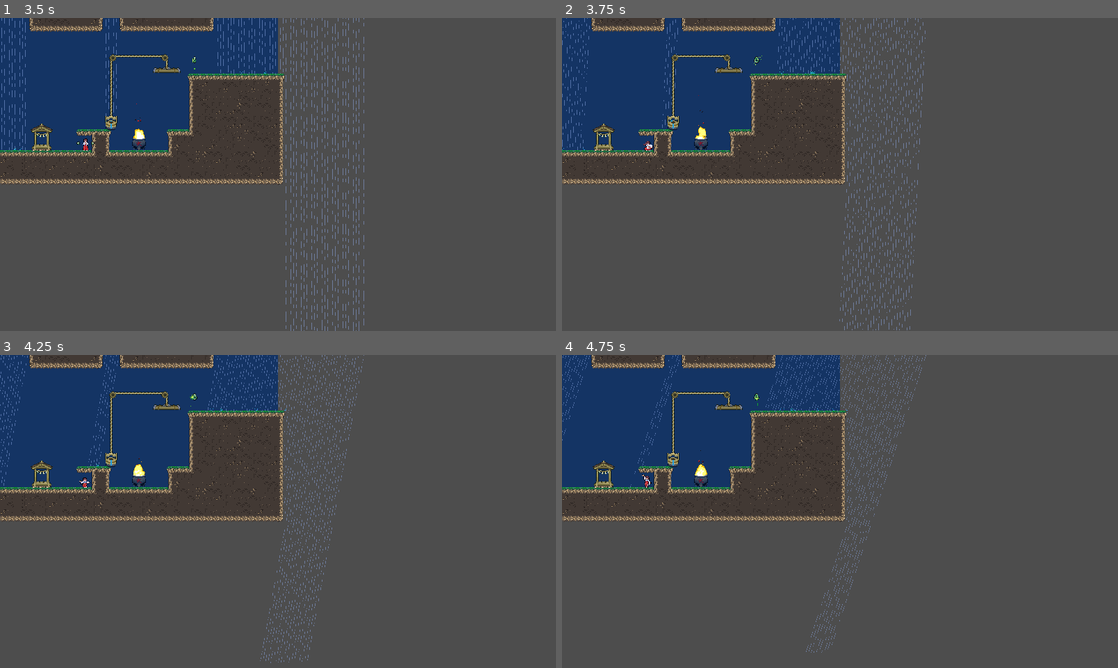
Above: before the commit, frames 1-4 (two rows, left to right).
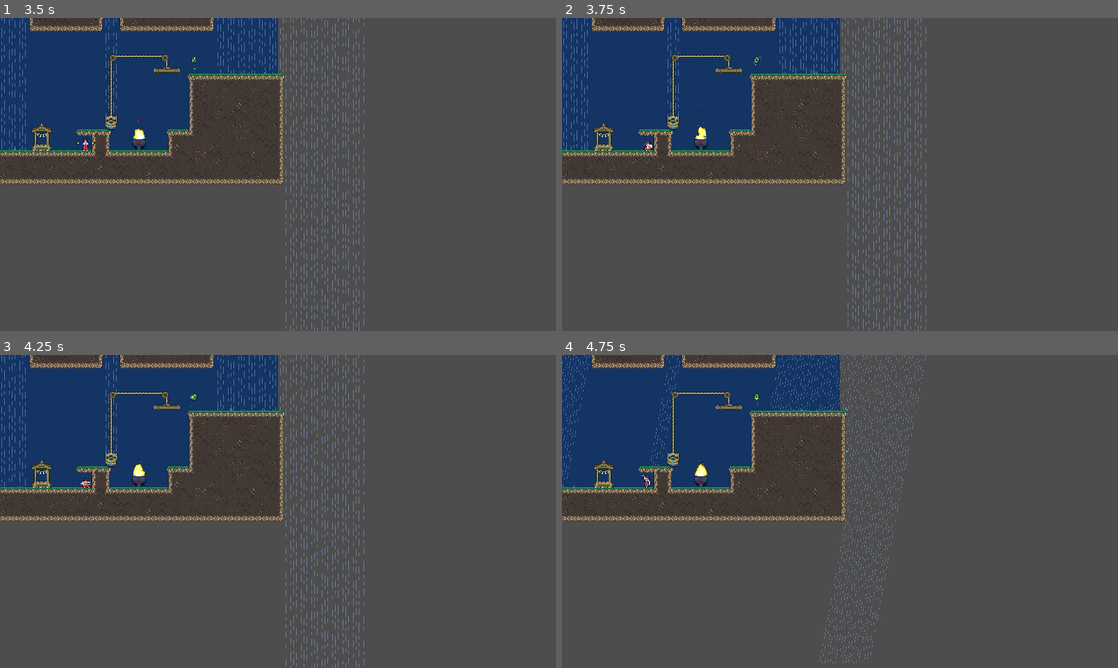
Above: after the commit, the same moments.

Repository: cassidyjames/amaya-maiden-of-the-storm
Game: Godot game, scene res://levels/level8.tscn
Two runs of this game, one before a commit and one after it. Both use one fixed random seed, a clock stepped at 60 frames per second and the inputs below. This scene is started directly instead of the project's main scene. Sound files missing from this copy of the repository are replaced by a short silence.
Inputs:
- Up to frame 1 (3.5 s): tap Enter at 0.5 s; hold Right (run_right) 0.53-1.28 s; hold C (change_wind) 0.53-1.28 s; tap X (jump) at 0.77, 1.52, 3.02 s; hold Down (down) 1.28-2.03 s; tap C (change_wind) at 1.35, 2.85 s; hold Right (run_right) 2.03-2.78 s; hold C (change_wind) 2.03-2.78 s; hold Up (up) from 2.78 s (still down)
- Up to frame 2 (3.75 s): release Up (up) at 3.53 s; hold Left (run_left) from 3.53 s (still down); hold C (change_wind) from 3.53 s (still down)
- Up to frame 3 (4.25 s): keep holding Left (run_left); keep holding C (change_wind); tap X (jump) at 3.77 s
- Up to frame 4 (4.75 s): keep holding Left (run_left); release C (change_wind) at 4.28 s; tap C (change_wind) at 4.35 s; tap X (jump) at 4.52 s

Frame 1 is identical in both runs. In frame 2, 3.1% of the frame differs, in the area x 0-66%, y 0-100%; in frame 3, 3.0%; in frame 4, 2.1%.

Commit message:
Add sound effect for changing wind

Diff:
--- a/game/objects/player.gd
+++ b/game/objects/player.gd
@@ -20,6 +20,7 @@
 @onready var audio_footstep2 : AudioStreamPlayer = $Audio_Footstep2
 @onready var audio_jump : AudioStreamPlayer = $Audio_Jump
 @onready var audio_land : AudioStreamPlayer = $Audio_Land
+@onready var audio_change_wind : AudioStreamPlayer = $Audio_ChangeWind
 
 enum State {NORMAL, JUMPING, LANDING, WIND_CHANGE, CHANGE_LEFT, CHANGE_RIGHT, HIT}
 
@@ -33,6 +34,7 @@
 var coyote_time : float = 0.0
 var rundust_cooldown : float = 0.0
 var which_footstep : bool = false
+var shifted_wind : bool = false
 
 func can_be_moved() -> bool:
 	if current_state == State.JUMPING or current_state == State.HIT:
@@ -96,13 +98,14 @@
 			rundust_cooldown = 0.2
 
 func shift_wind(direction : Vector2, state : int) -> void:
-	get_tree().call_group("rainrow", "change_rain_direction", direction)
 	get_tree().call_group("game", "_on_player_shift")
 	sprite.flip_h = direction == Vector2.RIGHT
 	anim_index = 0.0
 	current_state = state
+	shifted_wind = false
 	arrow_left.hide()
 	arrow_right.hide()
+	audio_change_wind.play()
 
 func emit_jump_particles() -> void:
 	for direction in [Vector2.LEFT, Vector2.RIGHT]:
@@ -206,7 +209,7 @@
 	else:
 		sprite.frame = 53 + clamp(anim_index, 0.0, 2.0)
 
-func state_wind_change(delta : float) -> void:
+func state_praying(delta : float) -> void:
 	anim_index += delta * 10.0
 	sprite.frame = 30 + clampf(anim_index, 0.0, 1.0)
 	arrow_left.offset.x = sin(anim_index) * 4.0
@@ -224,19 +227,14 @@
 		arrow_left.hide()
 		arrow_right.hide()
 
-func state_change_left(delta : float) -> void:
+func state_changing_wind(flip : bool, direction : Vector2, delta : float) -> void:
 	anim_index += delta
-	sprite.frame = 32 + clamp(anim_index * 15.0, 0, 13)
+	sprite.frame = 32 + clamp(anim_index * 15.0, 0, 15)
+	if anim_index >= 1.0 and !shifted_wind:
+		get_tree().call_group("rainrow", "change_rain_direction", direction)
+		shifted_wind = true
 	if anim_index > 2.0:
-		sprite.flip_h = true
-		sprite.frame = 0
-		current_state = State.NORMAL
-
-func state_change_right(delta : float) -> void:
-	anim_index += delta
-	sprite.frame = 32 + clamp(anim_index * 15.0, 0, 13)
-	if anim_index > 2.0:
-		sprite.flip_h = false
+		sprite.flip_h = flip
 		sprite.frame = 0
 		current_state = State.NORMAL
 
@@ -254,9 +252,9 @@
 		State.NORMAL: state_normal(delta)
 		State.LANDING: state_landing(delta)
 		State.JUMPING: state_jumping(delta)
-		State.WIND_CHANGE: state_wind_change(delta)
-		State.CHANGE_LEFT: state_change_left(delta)
-		State.CHANGE_RIGHT: state_change_right(delta)
+		State.WIND_CHANGE: state_praying(delta)
+		State.CHANGE_LEFT: state_changing_wind(true, Vector2.LEFT, delta)
+		State.CHANGE_RIGHT: state_changing_wind(false, Vector2.RIGHT, delta)
 	global_position.x = clampf(global_position.x, 0.0, 640.0)
 	sprite.material.set_shader_parameter("shine_a", shine_a)
 	sprite.material.set_shader_parameter("shine_b", shine_b)
--- a/game/objects/player.tscn
+++ b/game/objects/player.tscn
@@ -8,6 +8,7 @@
 [ext_resource type="AudioStream" uid="uid://3t44ttnq3q08" path="res://sounds/player_footstep2.wav" id="6_4w0pw"]
 [ext_resource type="AudioStream" uid="uid://bv6keq2r60r0k" path="res://sounds/player_land.wav" id="7_3co7p"]
 [ext_resource type="AudioStream" uid="uid://br04drh7vaaw0" path="res://sounds/player_jump.wav" id="7_fk54b"]
+[ext_resource type="AudioStream" uid="uid://bloih0vu2x24b" path="res://sounds/player_change_wind.wav" id="9_lnro2"]
 
 [sub_resource type="RectangleShape2D" id="RectangleShape2D_1xxlt"]
 size = Vector2(10, 26)
@@ -78,4 +79,8 @@
 volume_db = -5.0
 bus = &"SFX"
 
+[node name="Audio_ChangeWind" type="AudioStreamPlayer" parent="."]
+stream = ExtResource("9_lnro2")
+bus = &"SFX"
+
 [connection signal="timeout" from="Timer_SpawnDeathSpark" to="." method="_on_timer_spawn_death_spark_timeout"]
--- a/game/objects/rainrow.gd
+++ b/game/objects/rainrow.gd
@@ -12,7 +12,7 @@
 	var tween : Tween = create_tween()
 	tween.set_parallel()
 	for rainbeam in rainbeams:
-		tween.tween_property(rainbeam, "rotation_degrees", angle, 2.0)
+		tween.tween_property(rainbeam, "rotation_degrees", angle, 1.5).set_ease(Tween.EASE_OUT).set_trans(Tween.TRANS_CUBIC)
 
 func change_rain_direction(direction : Vector2) -> void:
 	current_direction += direction
Not shown: 1 places in game/objects/player.tscn that only renumber resources
Not shown, added: game/sounds/player_change_wind.wav.import
Binary file changed: game/sprites/player.png
Not shown, added: game/sounds/player_change_wind.wav
